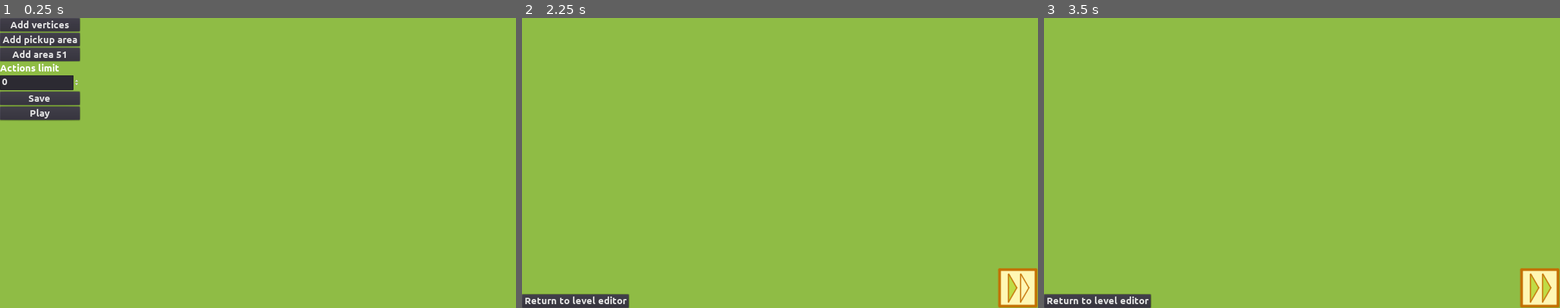
Above: before the commit, frames 1-3 (left to right).
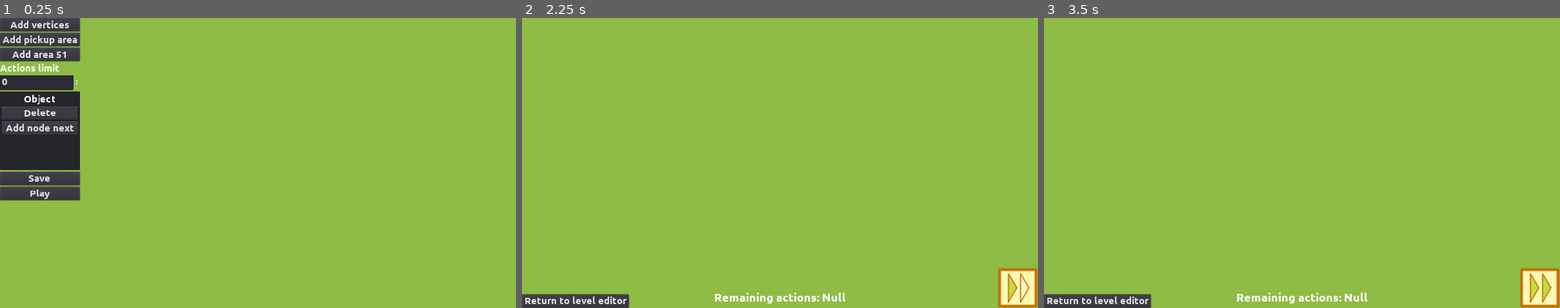
Above: after the commit, the same moments.

Repository: moisesjbc/ufo-taxi
Game: Godot game, scene res://level_editor/main/level_editor.tscn
Two runs of this game, one before a commit and one after it. Both use one fixed random seed, a clock stepped at 60 frames per second and the inputs below. This scene is started directly instead of the project's main scene.
Inputs (mouse positions are in pixels of both pictures, inside the frame that each line leads up to):
- Up to frame 1 (0.25 s): no input
- Up to frame 2 (2.25 s): click "Play" at 0.5 s; click "Return to level editor" at 1.25 s; click "Play" at 2 s
- Up to frame 3 (3.5 s): click (1539, 287) at 2.75 s

The runs differ from the first frame. In frame 1, 5.0% of the frame differs, in the area x 0-16%, y 25-64%; in frame 2, 0.4%; in frame 3, 0.4%.
Error before the commit: Invalid get index '0' (on base: 'Array'). (res://gameplay/player/player.gd:20)
Error after the commit: Invalid set index 'value' (on base: 'SpinBox') with value of type 'Nil'. (res://level_editor/main/level_editor.gd:10)

Commit message:
Level editor - fixed actions limit not loaded / saved correctly

Diff:
--- a/godot-project/gameplay/main/main.gd
+++ b/godot-project/gameplay/main/main.gd
@@ -14,6 +14,7 @@
 	$gui/restart_level_button.visible = not level_manager.playing_from_level_editor and not edit_mode
 	$gui/return_to_level_editor_button.visible = level_manager.playing_from_level_editor and not edit_mode
 	$gui/fast_foward_button.visible = not edit_mode
+	$gui/remaining_actions_label.visible = not edit_mode
 
 
 func _on_railtrack_warning_added(text):
--- a/godot-project/level_editor/main/level_editor.gd
+++ b/godot-project/level_editor/main/level_editor.gd
@@ -7,6 +7,7 @@
 	$main.reset_current_level($state_machine/idle, '_on_object_selected')
 	$main/railtrack/path.closed = false
 	$tools_container/object_properties.level_editor = self
+	$tools_container/actions_limit_container/actions_limit_input.value = level_manager.n_remaining_actions
 	get_node('tools_container').get_node('object_properties').set_current_object(null)
 
 
--- a/godot-project/level_editor/main/state_machine/idle.gd
+++ b/godot-project/level_editor/main/state_machine/idle.gd
@@ -78,7 +78,7 @@
 		level_manager.area_51_positions.push_back(area_51.global_position)
 	level_manager.n_remaining_actions = null
 	if level_editor.get_node('tools_container').get_node('actions_limit_container').get_node('actions_limit_input').value > 0:
-		level_manager.n_remaining_actions = level_editor.get_node('actions_limit_container').get_node('actions_limit_input').value
+		level_manager.n_remaining_actions = level_editor.get_node('tools_container').get_node('actions_limit_container').get_node('actions_limit_input').value
 	level_manager.texts = []
 	for text_label in main.get_texts():
 		var text_dict = {
